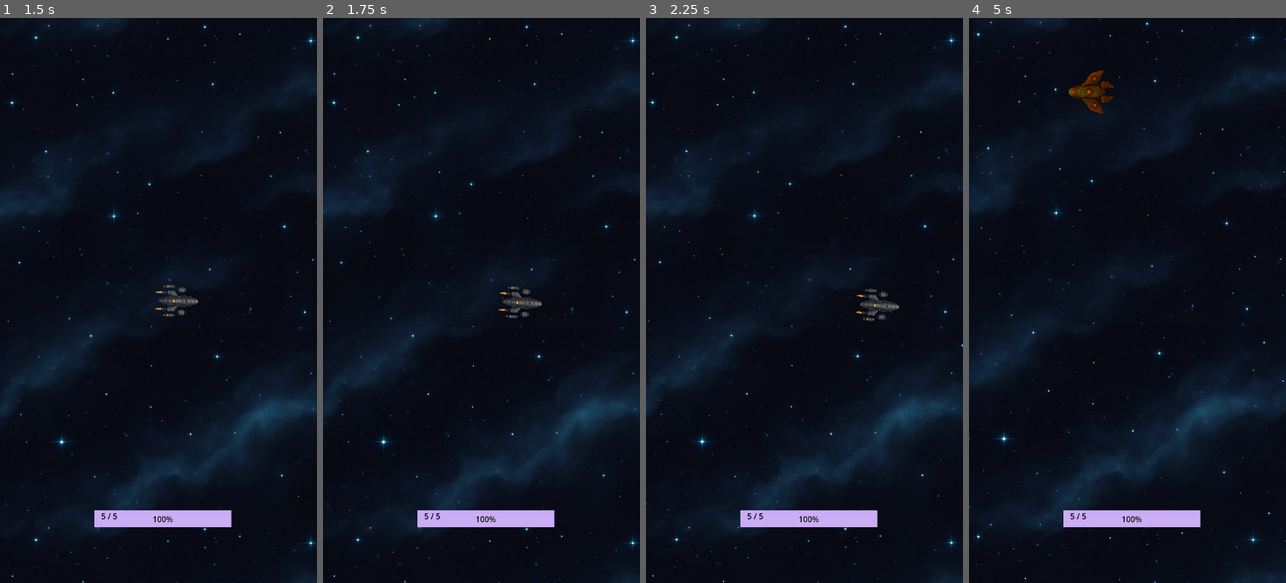
Above: before the commit, frames 1-4 (left to right).
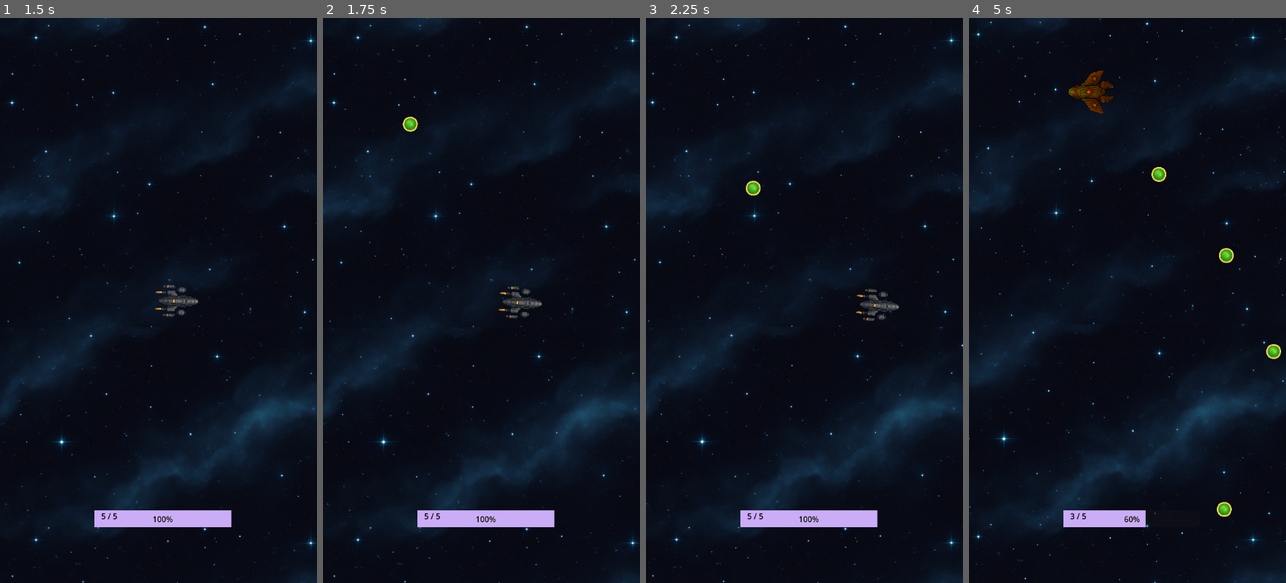
Above: after the commit, the same moments.

Repository: samjhill/echo-sector
Game: Godot game, scene res://hangar.tscn
Same seed, same stepped clock (60 frames per second), same inputs: the game is played once before the commit and once after it.
Inputs (mouse positions are in pixels of both pictures, inside the frame that each line leads up to):
- Up to frame 1 (1.5 s): click "Launch" at 0.5 s; tap Enter at 1.25 s; move the mouse to (228, 272) at 1.27 s; hold Right (ui_right) from 1.28 s (still down); click (228, 272) at 1.42 s
- Up to frame 2 (1.75 s): keep holding Right (ui_right)
- Up to frame 3 (2.25 s): move the mouse to (741, 328) at 2.02 s; release Right (ui_right) at 2.03 s; hold Down (ui_down) from 2.03 s (still down)
- Up to frame 4 (5 s): move the mouse to (1159, 176) at 2.77 s; release Down (ui_down) at 2.78 s; hold Right (ui_right) 2.78-3.53 s; move the mouse to (1235, 340) at 3.52 s; hold Up (ui_up) 3.53-4.28 s; click (1235, 340) at 3.67 s; move the mouse to (1222, 385) at 4.27 s; hold Left (ui_left) from 4.28 s (still down)

Frame 1 is identical in both runs. In frame 2, 0.1% of the frame differs, in the area x 25-30%, y 17-21%; in frame 3, 0.1%; in frame 4, 1.0%, in the area x 32-99%, y 26-91%.

Commit message:
fix issue where game over screen did not return to the hangar

Diff:
--- a/enemy.gd
+++ b/enemy.gd
@@ -5,7 +5,7 @@
 @export var color: Color = Color.RED
 @onready var sprite := $Sprite2D
 @export var damage_number_scene: PackedScene
-@export var fire_interval := 5
+@export var fire_interval := 1
 @export var projectile_scene: PackedScene
 
 var fire_timer := 0.0
--- a/game_over_screen.gd
+++ b/game_over_screen.gd
@@ -4,4 +4,27 @@
 	$VBoxContainer/Button.pressed.connect(_on_return_pressed)
 
 func _on_return_pressed():
-	get_tree().change_scene_to_file("res://hangar.tscn")
+	print("is paused? ", get_tree().paused)
+	print("returning to hangar screen")
+	call_deferred("change_to_hangar")
+
+func change_to_hangar():
+	print("hangar scene exists?", ResourceLoader.exists("res://hangar.tscn"))
+	print("Before switch:", get_tree().current_scene)
+
+	var hangar_scene = load("res://hangar.tscn")
+	if hangar_scene:
+		var hangar_instance = hangar_scene.instantiate()
+		hangar_instance.visible = true
+
+		# Remove all current root children to fully reset the scene tree
+		for child in get_tree().root.get_children():
+			child.queue_free()
+
+		get_tree().root.add_child(hangar_instance)
+		get_tree().current_scene = hangar_instance
+
+		print("Scene manually loaded and set as current.")
+		print("After switch:", get_tree().current_scene)
+	else:
+		print("Failed to load hangar.tscn")
--- a/hangar.tscn
+++ b/hangar.tscn
@@ -5,7 +5,9 @@
 
 [sub_resource type="Theme" id="Theme_fpkqt"]
 
-[node name="Hangar" type="Control"]
+[node name="Node2D" type="Node2D"]
+
+[node name="Hangar" type="Control" parent="."]
 layout_mode = 3
 anchors_preset = 15
 anchor_right = 1.0
@@ -14,7 +16,7 @@
 grow_vertical = 2
 script = ExtResource("1_2d16u")
 
-[node name="VBoxContainer" type="VBoxContainer" parent="."]
+[node name="VBoxContainer" type="VBoxContainer" parent="Hangar"]
 z_index = 1
 layout_mode = 0
 offset_left = 46.0
@@ -23,38 +25,38 @@
 offset_bottom = 1082.0
 alignment = 1
 
-[node name="CreditsLabel" type="Label" parent="VBoxContainer"]
+[node name="CreditsLabel" type="Label" parent="Hangar/VBoxContainer"]
 layout_mode = 2
 
-[node name="LaunchButton" type="Button" parent="VBoxContainer"]
+[node name="LaunchButton" type="Button" parent="Hangar/VBoxContainer"]
 layout_mode = 2
 size_flags_vertical = 3
 theme = SubResource("Theme_fpkqt")
 theme_override_font_sizes/font_size = 20
 text = "Launch"
 
-[node name="ShipLoadout" type="PanelContainer" parent="VBoxContainer"]
+[node name="ShipLoadout" type="PanelContainer" parent="Hangar/VBoxContainer"]
 layout_mode = 2
 
-[node name="Label" type="Label" parent="VBoxContainer/ShipLoadout"]
+[node name="Label" type="Label" parent="Hangar/VBoxContainer/ShipLoadout"]
 layout_mode = 2
 text = "Ship Loadout (wip)"
 
-[node name="DronePanel" type="PanelContainer" parent="VBoxContainer"]
+[node name="DronePanel" type="PanelContainer" parent="Hangar/VBoxContainer"]
 layout_mode = 2
 
-[node name="Label" type="Label" parent="VBoxContainer/DronePanel"]
+[node name="Label" type="Label" parent="Hangar/VBoxContainer/DronePanel"]
 layout_mode = 2
 text = "Drone Bay (wip)"
 
-[node name="UpgradePanel" type="PanelContainer" parent="VBoxContainer"]
+[node name="UpgradePanel" type="PanelContainer" parent="Hangar/VBoxContainer"]
 layout_mode = 2
 
-[node name="Label" type="Label" parent="VBoxContainer/UpgradePanel"]
+[node name="Label" type="Label" parent="Hangar/VBoxContainer/UpgradePanel"]
 layout_mode = 2
 text = "Upgrades (Coming Soon)"
 
-[node name="TextureRect" type="TextureRect" parent="."]
+[node name="TextureRect" type="TextureRect" parent="Hangar"]
 layout_mode = 0
 offset_left = -433.0
 offset_top = -126.0
Not shown, changed: index.html
Not shown, changed: index.pck
